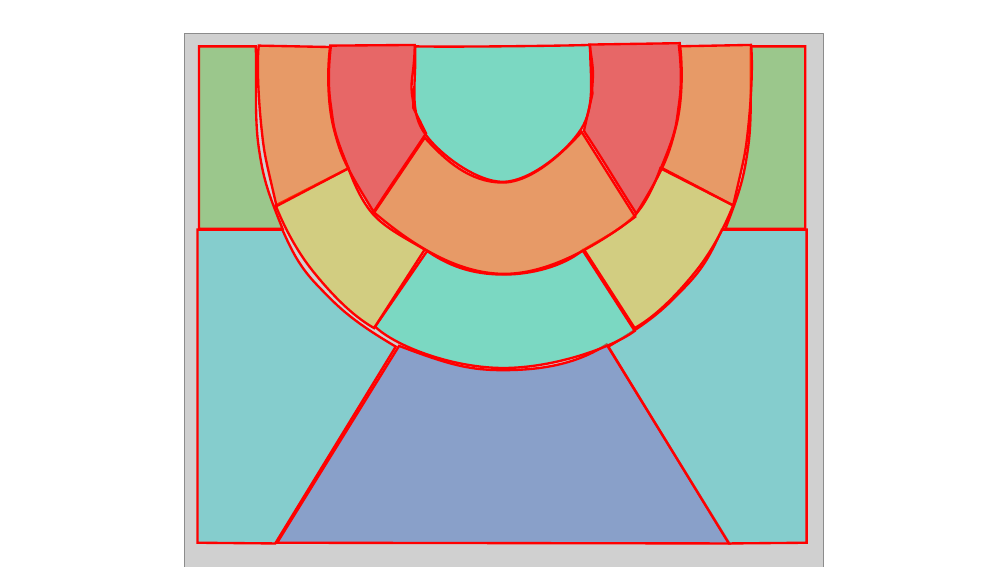
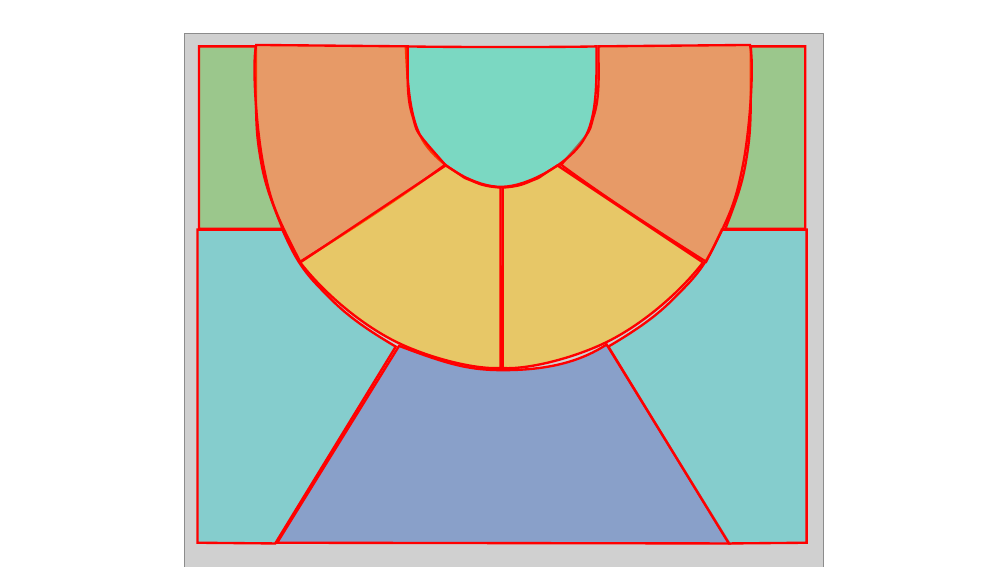
Before and after one commit to yifengtang1984/Wolves-Stats-App, a slide deck: slide 1 of Reference/Court Zone.pptx. Drawn at 1008x567 pixels with LibreOffice and Linux fonts; fonts in the diff are those of the drawing; grey boxes stand for pictures. Boxes give left, top, right and bottom in pixels: in the first picture for what was removed or moved away, otherwise in the second. Text is boxed around its words. In the diff, an @@ line names an element or a change of style, - is before the commit and + after.

```diff
--- a/Reference/Court Zone.pptx
+++ b/Reference/Court Zone.pptx
@@ freeform shape: place and size @@
-freeform shape at [258,45,349,206]
+freeform shape at [255,45,445,262]
@@ freeform shape removed at [328,45,426,212] @@
@@ freeform shape: place and size @@
-freeform shape at [414,45,591,181]
+freeform shape at [406,46,597,187]
@@ freeform shape: place and size @@
-freeform shape at [662,45,752,205]
+freeform shape at [561,45,752,262]
@@ freeform shape removed at [584,43,681,213] @@
@@ freeform shape removed at [374,132,635,274] @@
@@ freeform shape: place and size @@
-freeform shape at [276,169,425,328]
+freeform shape at [300,166,501,368]
@@ freeform shape at [300,166,501,368]: fill #D4CC34 at 50% opacity to #FFC000 at 50% opacity @@
@@ freeform shape at [503,166,703,368]: fill #D4CC34 at 50% opacity to #FFC000 at 50% opacity @@
@@ freeform shape: place and size @@
-freeform shape at [585,169,734,328]
+freeform shape at [503,166,703,368]
@@ freeform shape removed at [375,250,634,368] @@
```
Also in this commit, not shown: 5 other files.
